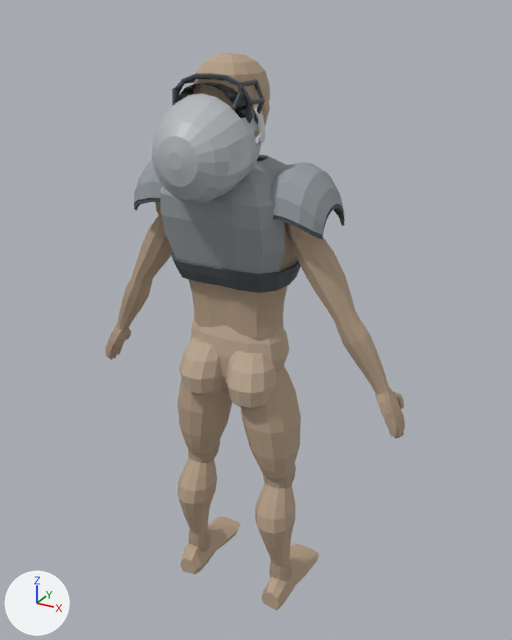
What one commit did to the glTF model Assets/Models/lowpoly_human_sprint_validation.glb.
Rendered twice from a 50 mm lens placed at (1.061, -1.808, 1.975), pointed at (0.051, 0.029, 1.057). The axes (+X, +Y, +Z) are drawn at lower left. The lights are the same throughout. The picture after the commit comes second. Where no turn or scale is listed for an object, it has been applied to the vertices. Vertices at exactly the same position are counted once.

In view in the first picture: 'ChinStrap', 'Facemask', 'Glutes', 'Helmet', 'LeftCalf', 'LeftForearm', 'LeftThigh', 'LeftUpperArm', 'LowerBack', 'Pelvis', 'RightCalf', 'RightThigh', 'ShoulderPads', 'UpperSkullCranium', 'Visor' and 16 more.
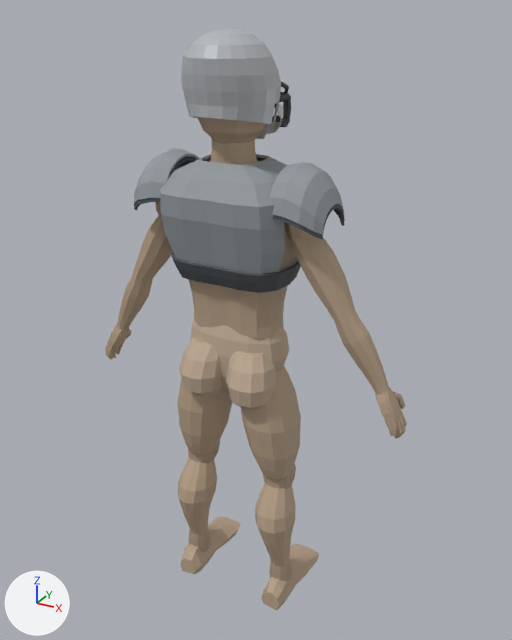
Where the newer file only moved an object's origin or applied its transform, the numbers keep the older frame.

What changed in the scene script:
```text
Change me_facemaskmesh:
    used by ob_facemask; location = (0.0, 1.617, 1.653)
    remove me_facemaskmesh.from_pydata(...)  # 240 vertices, 440 faces; spans x -0.127..0.127, y -1.788..-1.643, z 0.034..0.171
    add me_facemaskmesh.from_pydata(...)  # 240 vertices, 440 faces; spans x -0.127..0.127, y -1.583..-1.446, z -0.01..0.135
    me_facemaskmesh part 1: the whole mesh is turned -90 degrees about the x axis through its middle, then moved by (0.0, 0.201, -0.04)
Change ob_chinstrap:
    remove ob_chinstrap.parent = ob_helmetassembly
Change ob_helmet:
    remove ob_helmet.parent = ob_helmetassembly
Change ob_visor:
    remove ob_visor.parent = ob_helmetassembly
```

Pixel boxes [x1, y1, x2, y2] of what changed, in the pictures (512 x 640 px):
'Helmet', moved: before [152, 94, 262, 204]; after [181, 29, 281, 124]
'Facemask', moved, turned: before [172, 73, 265, 124]; after [271, 81, 291, 127]
'Visor', moved (not visible afterwards): before [175, 82, 253, 118]
'ChinStrap', moved: before [253, 105, 265, 143]; after [255, 104, 284, 139]
'UpperSkullCranium', unchanged, covered by the edit: before [194, 53, 270, 109]
